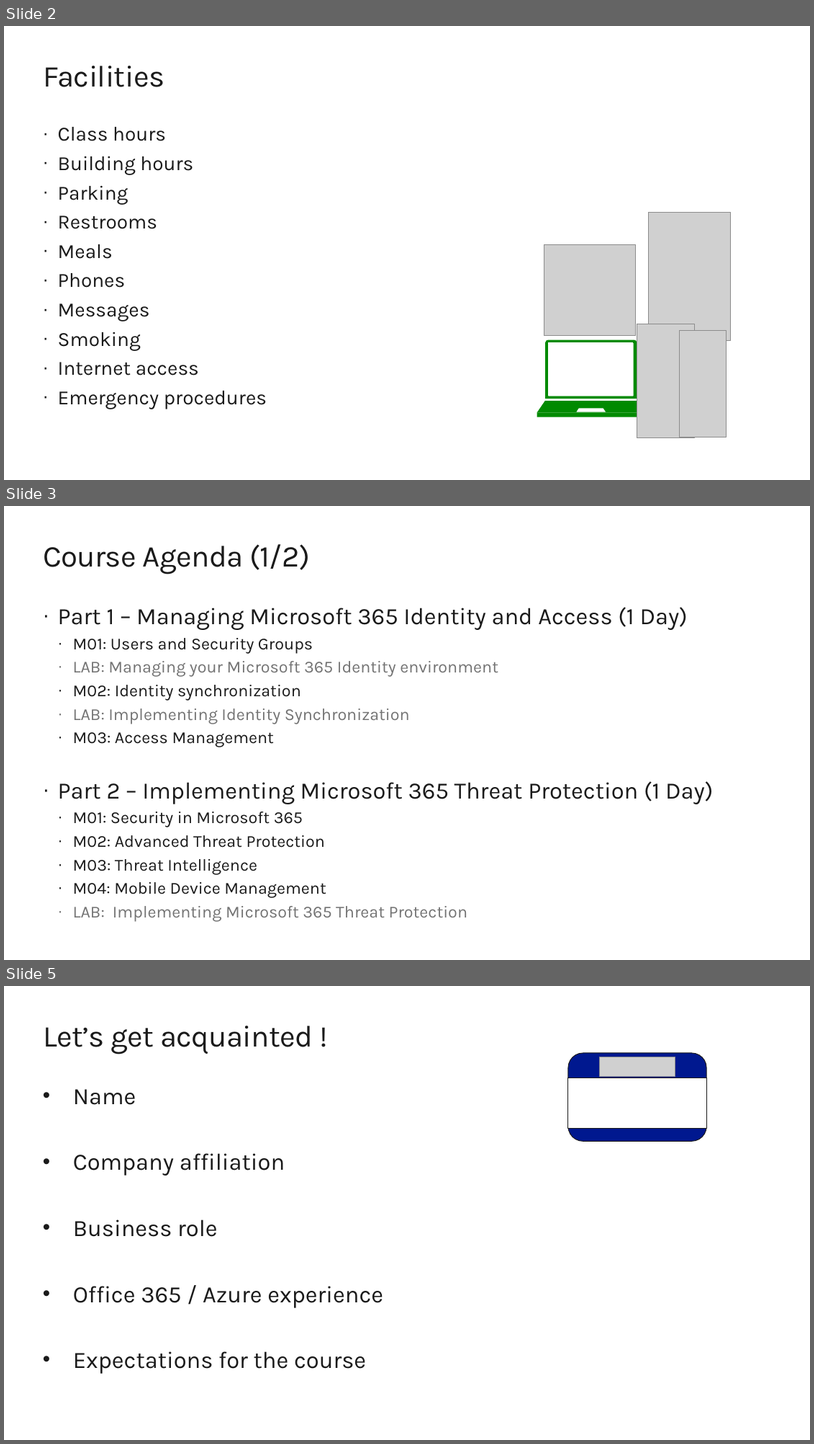
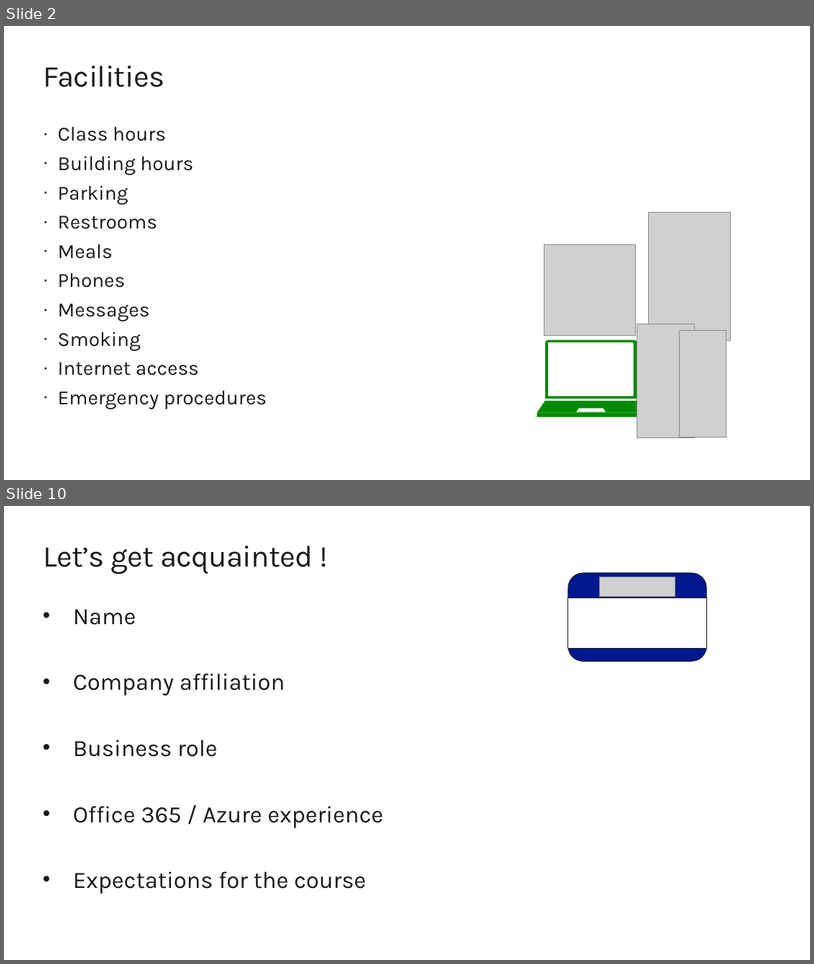
Before and after one commit to renaudwangler/ib, a slide deck: extra/MS-500AIntro.pptx. Shown one above the other, each under a label of ours: slides 2, 3 and 5 before the commit, slides 2 and 10 after it; the slides between them are not shown. The pictures are 814x1444 and 814x964 pixels, drawn with LibreOffice and Linux fonts; fonts in the diff are those of the drawing; grey boxes stand for pictures. Boxes give left, top, right and bottom in pixels: in the first picture for what was removed or moved away, otherwise in the second. Text is boxed around its words. In the diff, an @@ line names an element or a change of style, - is before the commit and + after.

```diff
--- a/extra/MS-500AIntro.pptx
+++ b/extra/MS-500AIntro.pptx
@@ slide 3 removed at box(4, 506, 810, 960), background #FFFFFF @@
@@ title removed at box(43, 544, 310, 574) @@
-Course Agenda (1/2)
@@ text removed at box(58, 607, 713, 921) @@
-· Part 1 – Managing Microsoft 365 Identity and Access (1 Day)
-  · M01: Users and Security Groups
-  · LAB: Managing your Microsoft 365 Identity environment
-  · M02: Identity synchronization
-  · LAB: Implementing Identity Synchronization
-  · M03: Access Management
-· Part 2 – Implementing Microsoft 365 Threat Protection (1 Day)
-  · M01: Security in Microsoft 365
-  · M02: Advanced Threat Protection
-  · M03: Threat Intelligence
-  · M04: Mobile Device Management
-  · LAB: Implementing Microsoft 365 Threat Protection
@@ what was slide 5 is now slide 10 @@
```
Also in this commit, not shown: 7 slides added, 1 other slide removed.
